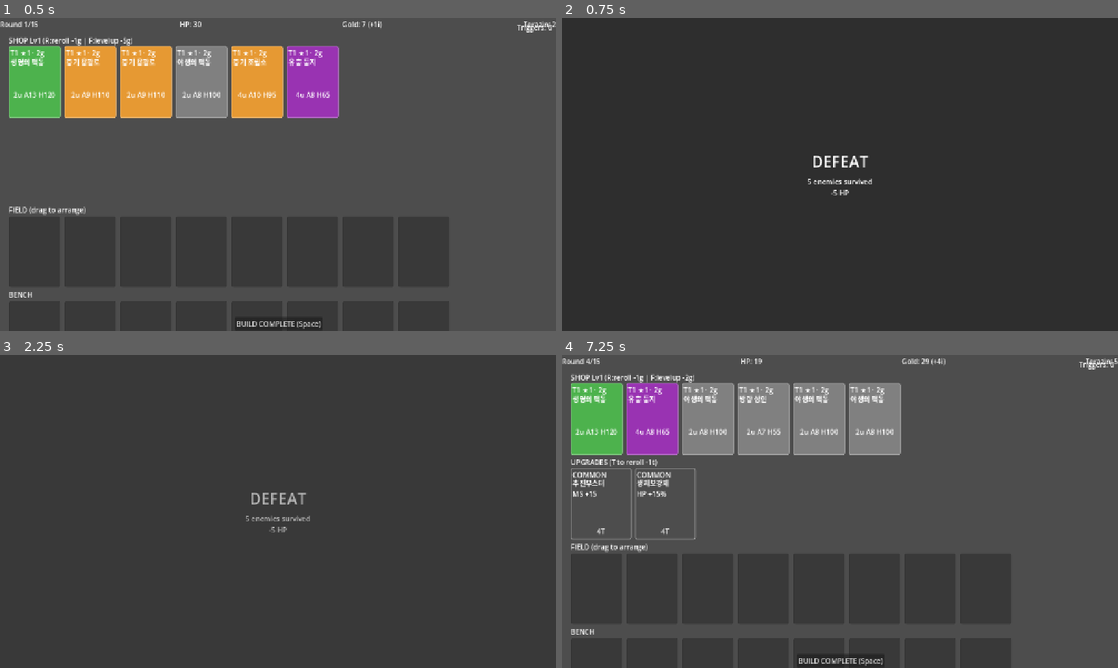
Above: before the commit, frames 1-4 (two rows, left to right).
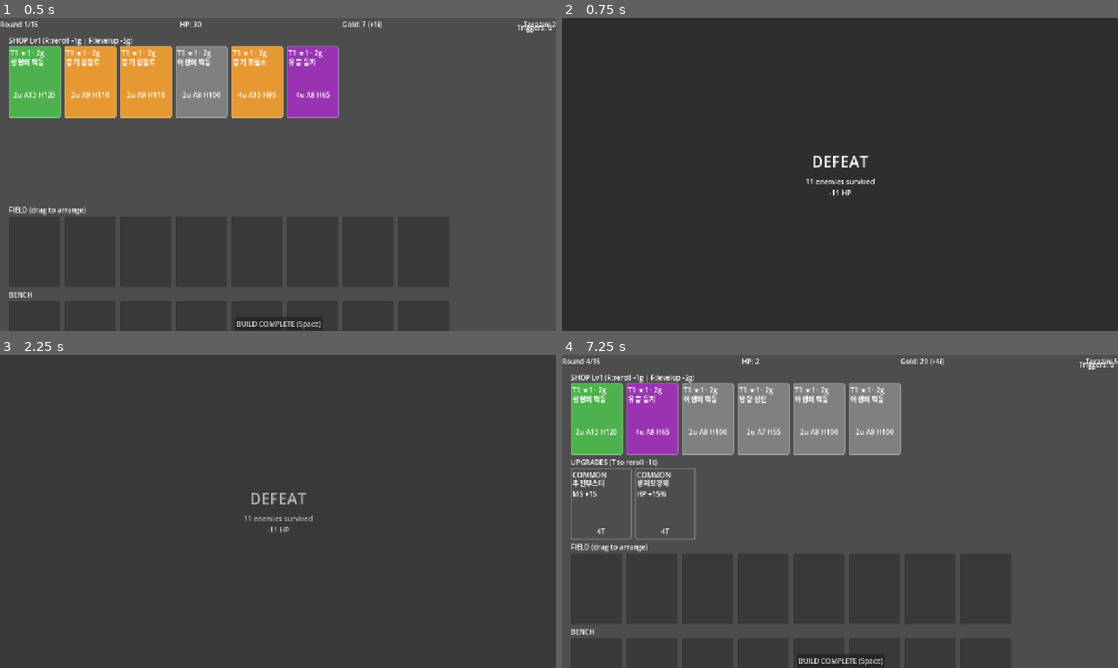
Above: after the commit, the same moments.

Repository: pyb0987/warforge
Game: Godot game, scene res://scenes/main.tscn
Same seed, same stepped clock (60 frames per second), same inputs: the game is played once before the commit and once after it.
Inputs (mouse positions are in pixels of both pictures, inside the frame that each line leads up to):
- Up to frame 1 (0.5 s): no input
- Up to frame 2 (0.75 s): click "BUILD COMPLETE (Space)" at 0.5 s
- Up to frame 3 (2.25 s): tap Enter at 1.25 s; move the mouse to (400, 495) at 1.27 s; hold Shift 1.28-2 s; click (400, 495) at 1.42 s; tap Space at 1.52, 2 s; drag from (166, 527) to (250, 574) at 2.02 s
- Up to frame 4 (7.25 s): click "BUILD COMPLETE (Space)" at 2.75 s; tap Enter at 3.5, 5.75 s; move the mouse to (895, 442) at 3.52 s; tap Ctrl at 3.6 s; click (895, 442) at 3.67 s; tap Space at 4.25, 6.02, 6.5 s; drag from (812, 574) to (673, 464) at 4.27 s; click "BUILD COMPLETE (Space)" at 5 s; move the mouse to (1006, 558) at 5.77 s; tap 2 at 5.85 s; click (1006, 558) at 5.92 s; drag from (673, 464) to (756, 433) at 6.52 s

Frame 1 is identical in both runs. In frame 2, 0.2% of the frame differs, in the area x 44-57%, y 51-57%; in frame 3, 0.2%; in frame 4, 0.1%.

Commit message:
fix(enemy): stat_mult 복구 + derive_comp에 stat_mult² 반영 — R15 유닛 ~50
## 문제 (사용자 지적)
target_cp만으로는 stat scaling 무시됨:
- target_cp 10만 → 유닛 평균 CP 30 가정 → swarm 3333기 (과도)
- 실제로는 라운드별 유닛 스탯도 커져야 하므로 (hp/atk N배), 유닛 수 훨씬 적어야.

## 수정
1. enemy_cp_curve 부활 (stat multiplier). default linear 1→6 (사용자 선택).
2. PresetGenerator.derive_comp(preset, target_cp, stats, stat_mult)
   - stat_mult² 반영 (atk×stat_mult, hp×stat_mult 둘 다 스케일)
   - unit_count = target_cp / (base_cp × stat_mult²)
3. enemy_db.gd: stat_mult + target_cp 이중 축 사용
4. genome_bounds.json target_cp_range [100, 500000] (확대)
5. best_genome.json target_cp_curve 재계산 (R1=10 → R15=50 units)

## 검증
- R15 유닛 수 ~50 (stat_mult=6 기준)
- stat_mult=8 쓰면 ~30, stat_mult=4 쓰면 ~150 기 등 조정 가능
- 901 tests pass

## 다음
target_cp autoresearch (stat_mult 고정).

Diff:
--- a/godot/core/data/enemy_db.gd
+++ b/godot/core/data/enemy_db.gd
@@ -33,16 +33,19 @@
 
 ## Generate enemy army for a given round.
 ## genome=null falls back to Genome.create_default() (matches original constants).
-## 2026-04-22: target_cp_per_round 기반 unit count 자동 도출.
-##   - 유닛 base stats 고정 (growth via unit count, not stats)
-##   - 4 preset은 PresetGenerator로 동일 target_cp 달성
-##   - 보스 라운드: target_cp × boss_mult (단일 곱)
+## 2026-04-22: target_cp_per_round + stat_mult(enemy_cp_curve) 이중 축.
+##   - stat_mult: 라운드별 유닛당 스탯 배수 (atk × stat_mult, hp × stat_mult)
+##   - target_cp: 총 CP (stat_mult² 반영 후 적절 unit_count 도출)
+##   - 보스 라운드: target_cp × 1.3 (stat_mult은 별도 곱 없음)
 static func generate(round_num: int, rng: RandomNumberGenerator, genome: Genome = null) -> Array:
 	var g: Genome = genome if genome != null else Genome.create_default()
 
 	var is_boss := round_num in [4, 8, 12, 15]
 	var preset: int = rng.randi_range(0, 3)
 	var preset_name: String = PRESET_NAMES[preset]
+
+	# stat_mult (enemy_cp_curve): 유닛당 스탯 배수 (고정, autoresearch 대상 아님)
+	var stat_mult: float = g.enemy_cp_curve[round_num - 1] if round_num >= 1 and round_num <= 15 else 1.0
 
 	# target_cp 산정 (보스면 ×1.3)
 	var target_cp: float = g.target_cp_per_round[round_num - 1] if round_num >= 1 and round_num <= 15 else 100.0
@@ -51,8 +54,8 @@
 		var boss_mult: float = float(bm.get("atk_mult", 1.3))
 		target_cp *= boss_mult
 
-	# PresetGenerator로 unit count 도출
-	var counts: Dictionary = PresetGen.derive_comp(preset_name, target_cp, g.enemy_stats)
+	# PresetGenerator로 unit count 도출 (stat_mult² 고려하여 적절 수량)
+	var counts: Dictionary = PresetGen.derive_comp(preset_name, target_cp, g.enemy_stats, stat_mult)
 
 	var units: Array = []
 	for type_name in counts:
@@ -63,11 +66,10 @@
 		var base_hp: float = stat.get("hp", 20.0)
 		var base_as: float = stat.get("as", 1.0)
 
-		# 2026-04-22: cp_curve stat multiplier 제거. base stats 고정.
-		# Preset sub-multiplier만 적용 (role 내 분화)
+		# 스탯 스케일: stat_mult × sub_mult (2026-04-22 restored)
 		var sub_mult: float = _sub_mult(preset_name, type_name)
-		var scaled_atk: float = base_atk * sub_mult
-		var scaled_hp: float = base_hp * sub_mult
+		var scaled_atk: float = base_atk * stat_mult * sub_mult
+		var scaled_hp: float = base_hp * stat_mult * sub_mult
 
 		var range_val: int = BASE.get(type_name + "_range", 0)
 		var ms_val: int = BASE.get(type_name + "_ms", 2)
--- a/godot/sim/best_genome.json
+++ b/godot/sim/best_genome.json
@@ -111,20 +111,37 @@
     "terazin": 2
   },
   "target_cp_per_round": [
-    100.0,
-    163.8,
-    268.3,
-    439.4,
-    719.7,
-    1178.8,
-    1930.7,
-    3162.3,
-    5179.5,
-    8483.4,
-    13895.0,
-    22758.5,
-    37275.9,
-    61054.0,
-    100000.0
+    620.0,
+    1467.9,
+    2862.3,
+    4938.5,
+    7838.6,
+    11687.0,
+    16624.0,
+    22785.0,
+    30305.5,
+    39320.8,
+    49966.6,
+    62403.5,
+    76720.2,
+    93073.9,
+    111600.0
+  ],
+  "enemy_cp_curve": [
+    1.0,
+    1.357,
+    1.714,
+    2.071,
+    2.429,
+    2.786,
+    3.143,
+    3.5,
+    3.857,
+    4.214,
+    4.571,
+    4.929,
+    5.286,
+    5.643,
+    6.0
   ]
 }
--- a/godot/sim/genome_bounds.json
+++ b/godot/sim/genome_bounds.json
@@ -1,13 +1,59 @@
 {
   "_comment": "Single source of truth for genome validator bounds. Read by autoresearch.py AND genome.gd. Drift is a bug class (failures/002 + 2026-04-18 iter3).",
-  "_references": ["godot/sim/program.md § Genome 변수 정의"],
-  "cp_range": [0.5, 50.0],
-  "target_cp_range": [100.0, 100000.0],
-  "income_range": [5, 8],
-  "levelup_range": [5, 13],
+  "_references": [
+    "godot/sim/program.md \u00a7 Genome \ubcc0\uc218 \uc815\uc758"
+  ],
+  "cp_range": [
+    0.5,
+    50.0
+  ],
+  "target_cp_range": [
+    100.0,
+    500000.0
+  ],
+  "income_range": [
+    5,
+    8
+  ],
+  "levelup_range": [
+    5,
+    13
+  ],
   "income_presets": {
-    "A": [5, 5, 5, 5, 5, 6, 6, 6, 6, 6, 7, 7, 7, 7, 7],
-    "B": [6, 6, 6, 6, 6, 7, 7, 7, 7, 7, 8, 8, 8, 8, 8],
-    "_note": "base_income은 두 프리셋 중 하나만 허용 (2026-04-19 사용자 설계 의도). 자유 정수 perturbation 금지."
+    "A": [
+      5,
+      5,
+      5,
+      5,
+      5,
+      6,
+      6,
+      6,
+      6,
+      6,
+      7,
+      7,
+      7,
+      7,
+      7
+    ],
+    "B": [
+      6,
+      6,
+      6,
+      6,
+      6,
+      7,
+      7,
+      7,
+      7,
+      7,
+      8,
+      8,
+      8,
+      8,
+      8
+    ],
+    "_note": "base_income\uc740 \ub450 \ud504\ub9ac\uc14b \uc911 \ud558\ub098\ub9cc \ud5c8\uc6a9 (2026-04-19 \uc0ac\uc6a9\uc790 \uc124\uacc4 \uc758\ub3c4). \uc790\uc720 \uc815\uc218 perturbation \uae08\uc9c0."
   }
 }
--- a/godot/sim/preset_generator.gd
+++ b/godot/sim/preset_generator.gd
@@ -33,14 +33,17 @@
 	return 1.0
 
 
-## Derive unit counts per role to match target_cp.
+## Derive unit counts per role to match target_cp at given stat scale.
 ## stats: {role: {"atk": float, "hp": float, "as": float}}
+## stat_mult: per-round enemy stat multiplier (atk × stat_mult, hp × stat_mult).
+##            Per-unit CP scales by stat_mult² (atk×hp both scaled).
 ## Returns: {role: int count}
-static func derive_comp(preset_name: String, target_cp: float, stats: Dictionary) -> Dictionary:
+static func derive_comp(preset_name: String, target_cp: float, stats: Dictionary, stat_mult: float = 1.0) -> Dictionary:
 	var weights: Dictionary = PRESET_RECIPES.get(preset_name, {})
 	if weights.is_empty():
 		return {}
 
+	var stat_sq: float = stat_mult * stat_mult
 	var avg_cp_per_unit := 0.0
 	for role in weights:
 		var s: Dictionary = stats.get(role, {})
@@ -50,7 +53,7 @@
 		var atk: float = float(s.get("atk", 0.0)) * sm
 		var hp: float = float(s.get("hp", 0.0)) * sm
 		var as_val: float = maxf(float(s.get("as", 1.0)), 0.01)
-		var cp_unit: float = (atk / as_val) * hp
+		var cp_unit: float = (atk / as_val) * hp * stat_sq
 		avg_cp_per_unit += float(weights[role]) * cp_unit
 
 	if avg_cp_per_unit <= 0.0:
--- a/godot/tests/test_enemy_db.gd
+++ b/godot/tests/test_enemy_db.gd
@@ -114,26 +114,23 @@
 
 
 func test_boss_round_target_cp_boosted() -> void:
-	## 2026-04-22: target_cp 기반 시스템. 보스 라운드는 target_cp × 1.3 적용 → 유닛 수 ↑.
-	## atk/hp는 고정 (base stat + sub_mult만).
+	## 2026-04-22: target_cp × 1.3 적용 (보스). stat_mult는 enemy_cp_curve로 별도 적용.
+	## R4 stat_mult ~2 → 유닛 atk = base_atk × stat_mult × sub_mult.
 	_rng.seed = 42
 	var r4: Array = EnemyDBScript.generate(4, _rng)
-	_rng.seed = 42
-	var r3: Array = EnemyDBScript.generate(3, _rng)
-	# R4는 보스 → 같은 seed라도 R3 대비 유닛 더 많아야 (target_cp(4) × 1.3 > target_cp(3))
-	# 하지만 preset이 다를 수 있으므로, 최소한 atk은 base stat 범위 내
+	# R4 stat_mult 약 2 → 최대 atk ≈ 6(sniper) × 2 × 1.0 = 12. 최소 ≈ 2 × 2 × 0.7 = 2.8
 	for u in r4:
-		# Base atk ≤ 6 (sniper) × sub_mult 1.0. Scaled by sub_mult only (no cp_mult).
-		assert_lte(u["atk"], 6.0 + 0.01, "atk은 base stat 이하 (stat multiplier 없음)")
-		assert_gte(u["atk"], 1.4 - 0.01, "atk 최소 = 2.0 × 0.7(sub_mult) = 1.4")
+		assert_lte(u["atk"], 16.0 + 0.01, "R4 atk ≤ max base × stat_mult")
+		assert_gte(u["atk"], 1.0 - 0.01, "R4 atk > 0")
 
 
 func test_non_boss_round_no_boost() -> void:
-	## 2026-04-22: 스탯은 고정이므로 atk은 항상 base range 내.
+	## 2026-04-22: stat_mult 라운드별 선형 증가. atk은 base × stat_mult.
 	_rng.seed = 100
 	var r3: Array = EnemyDBScript.generate(3, _rng)
+	# R3 stat_mult ~1.7 → max atk ≈ 6 × 1.7 = 10.2
 	for u in r3:
-		assert_lte(u["atk"], 6.0 + 0.01, "R3 atk ≤ max base (sniper 6)")
+		assert_lte(u["atk"], 12.0, "R3 atk ≤ max base × stat_mult(R3)")
 
 
 # ================================================================
Not shown, changed: scripts/preset_generator.py
